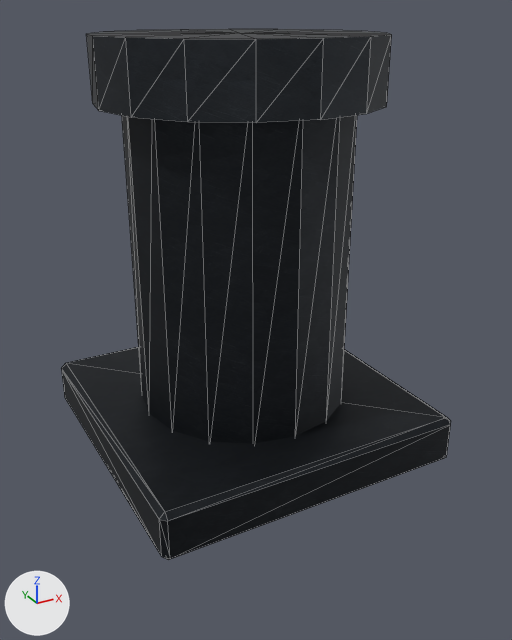
A saved change to the glTF model assets/terra/blocks/models/train_chimney.gltf.
The view is the same before and after, from a 50 mm lens placed at (-0.255, -1.944, 1.028), pointed at (0.512, -0.551, 0.331). Every picture has the same lights, and +X, +Y and +Z are marked at lower left. The first picture is the older version. Mesh edges are drawn as thin lines. Vertices at exactly the same position are counted once.
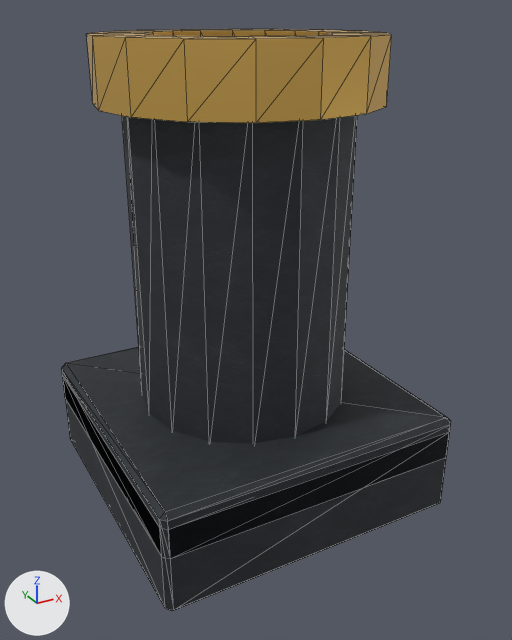
Pixel boxes (x1, y1, x2, y2) of what changed, in the pictures (512 x 640 px):
'Mesh_0', surface changed, reshaped (lighter, 10% taller)
    before: (61, 29, 451, 559)
    after: (61, 29, 451, 611)
part 1 of me_mesh_0, added
    after: (63, 381, 449, 611)
part 2 of me_mesh_0, cut back
    both: (88, 29, 392, 39)
part 3 of me_mesh_0, recoloured (black to orange)
    both: (87, 34, 392, 123)

Diff of the bpy script that builds the scene:
```diff
--- a/assets/terra/blocks/models/train_chimney.gltf.py
+++ b/assets/terra/blocks/models/train_chimney.gltf.py
@@ mat_train_black_iron @@
 n2 = _N.new('ShaderNodeMix'); n2.name = 'Mix'
 n2.inputs[0].default_value = 1.0  # 'Factor'
-n2.inputs[7].default_value = (0.115, 0.125, 0.14, 1.0)  # 'B', dark grey #5f6369
+n2.inputs[7].default_value = (0.25, 0.265, 0.28, 1.0)  # 'B', grey #898d90
 n3 = _N.new('ShaderNodeTexImage'); n3.name = 'Image Texture'
@@ mat_train_brass @@
+mat_train_brass = principled_material('train_brass')
+mat_train_brass.base_color = (0.9, 0.56, 0.14)  # orange #f3c569
+mat_train_brass.metallic = 0.82
+mat_train_brass.roughness = 0.35
@@ me_mesh_0 @@
 # used by ob_mesh_0; location = (0.0, 0.0, 0.0)
-me_mesh_0.from_pydata(...)  # 92 vertices, 172 faces; spans x 0.12..0.88, y -0.88..-0.12, z 0.0..0.98
+me_mesh_0.from_pydata(...)  # 176 vertices, 344 faces; spans x 0.12..0.88, y -0.88..-0.12, z -0.14..0.98
+# me_mesh_0 part 1: a new loose piece of 24 vertices spanning x 0.12..0.88, y -0.88..-0.12, z -0.14..0.1, in mat_train_black_iron
+# me_mesh_0 part 2
+# 4 vertices are removed from x 0.5, y -0.5, z 0.1..0.98
+# 64 faces are deleted
+# 32 vertices are added at x 0.3..0.7, y -0.7..-0.3, z 0.1..0.84
+# 16 new vertices lie (0.0, 0.0, 0.8) away from vertices in x 0.3..0.7, y -0.7..-0.3, z 0.1
+# 16 new vertices lie (0.0, 0.0, 0.14) away from vertices in x 0.3..0.7, y -0.7..-0.3, z 0.84
+# 96 new faces join them, mat_train_black_iron
+# 96 new faces join them, mat_train_brass (orange #f3c569)
+# me_mesh_0 part 3: 32 faces spanning x 0.18..0.82, y -0.82..-0.18, z 0.84..0.98 switch from mat_train_dark_steel to mat_train_brass (orange #f3c569)
 me_mesh_0.materials.append(mat_train_black_iron)
```
